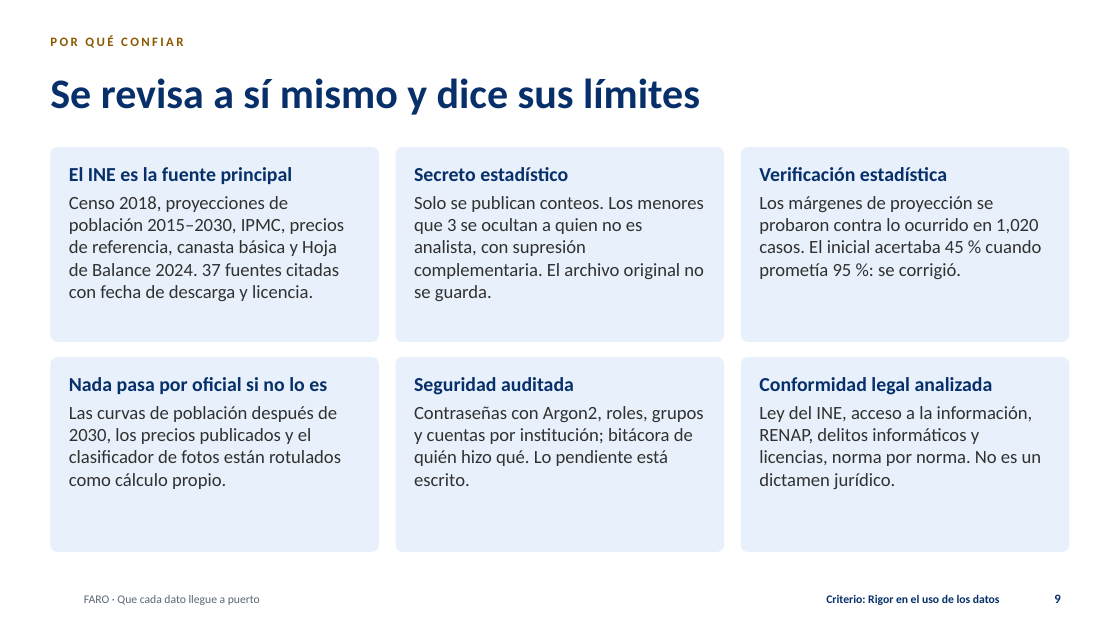
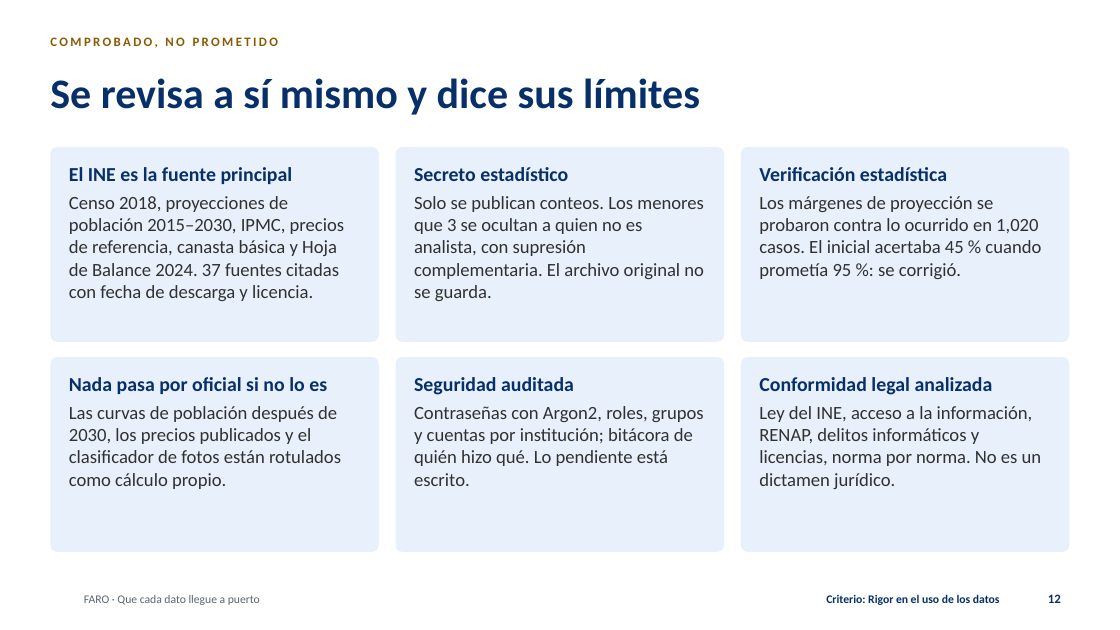
Before and after one commit to tono88/faro-ine-2026, a slide deck: slide 12 of entregables/FARO-presentacion.pptx (slide 9 before the commit). Drawn at 1120x630 pixels with LibreOffice and Linux fonts; fonts in the diff are those of the drawing; background and template pictures are left out. Boxes give left, top, right and bottom in pixels: in the first picture for what was removed or moved away, otherwise in the second. Text is boxed around its words. In the diff, an @@ line names an element or a change of style, - is before the commit and + after.

```diff
--- a/entregables/FARO-presentacion.pptx
+++ b/entregables/FARO-presentacion.pptx
@@ text at (x1=50, y1=37, x2=279, y2=48): text changed @@
-POR QUÉ CONFIAR
+COMPROBADO, NO PROMETIDO
@@ page number at (x1=1048, y1=594, x2=1061, y2=603): text changed @@
-9
+12
```
Also in this commit, not shown: 8 other slides changed, 3 slides added, 22 other files.
